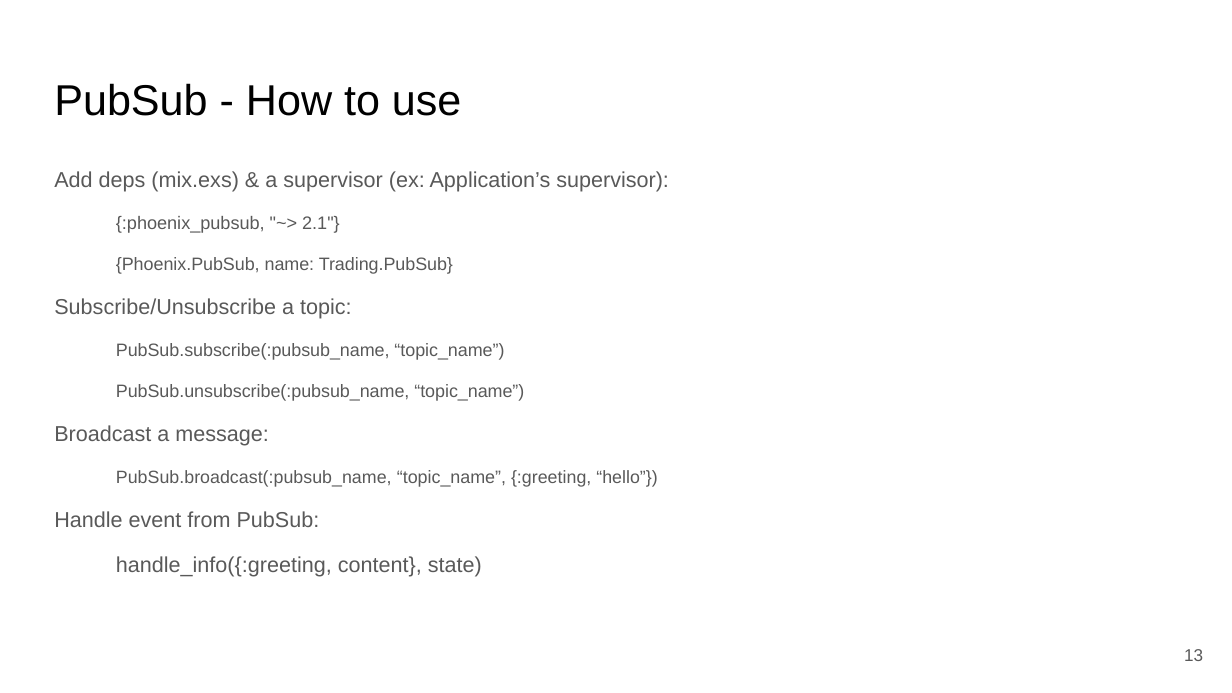
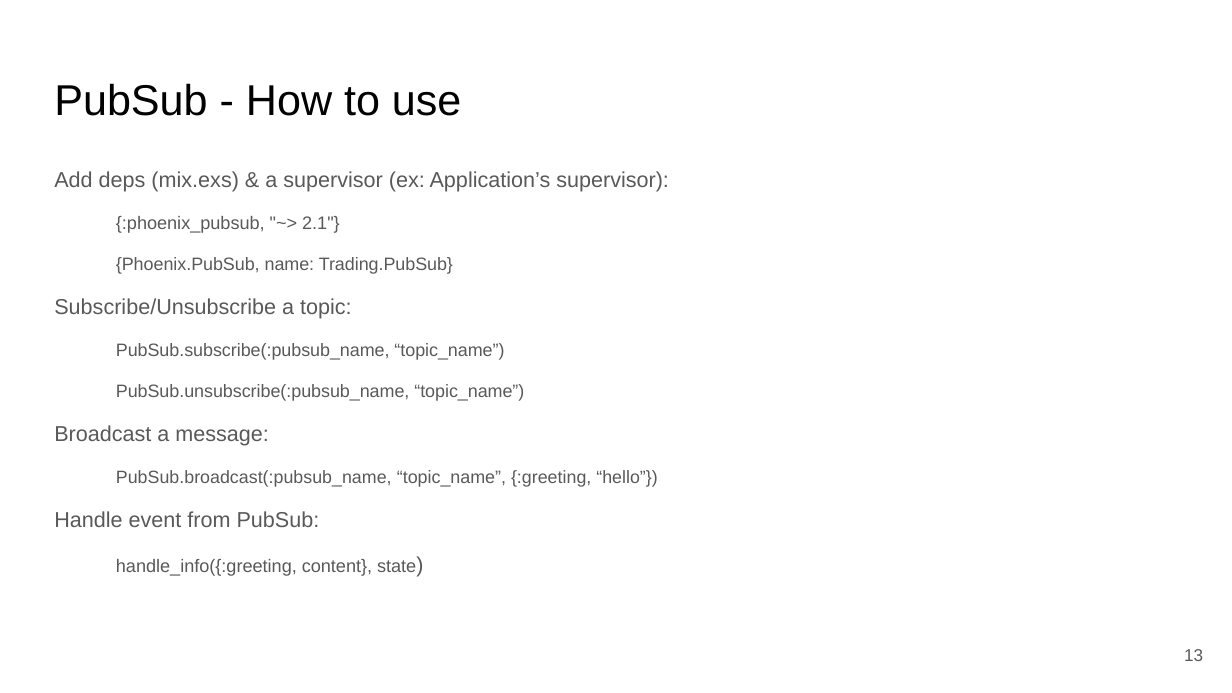
Before and after one commit to ohhi-vn/live_pub_demo, a slide deck: slide 13 of slide/Phoenix LiveView & Pubsub for Realtime & Scalable web app.pptx. Drawn at 1232x693 pixels with LibreOffice and Linux fonts; fonts in the diff are those of the drawing. Boxes give left, top, right and bottom in pixels: in the first picture for what was removed or moved away, otherwise in the second. Text is boxed around its words. In the diff, an @@ line names an element or a change of style, - is before the commit and + after.

```diff
--- a/slide/Phoenix LiveView & Pubsub for Realtime & Scalable web app.pptx
+++ b/slide/Phoenix LiveView & Pubsub for Realtime & Scalable web app.pptx
@@ text at (116,559,416,576): size 12.6 to 10.6 pt in "handle_info({:greeting, content}, state)" @@
```
Also in this commit, not shown: 10 other slides changed, 1 slide added.
